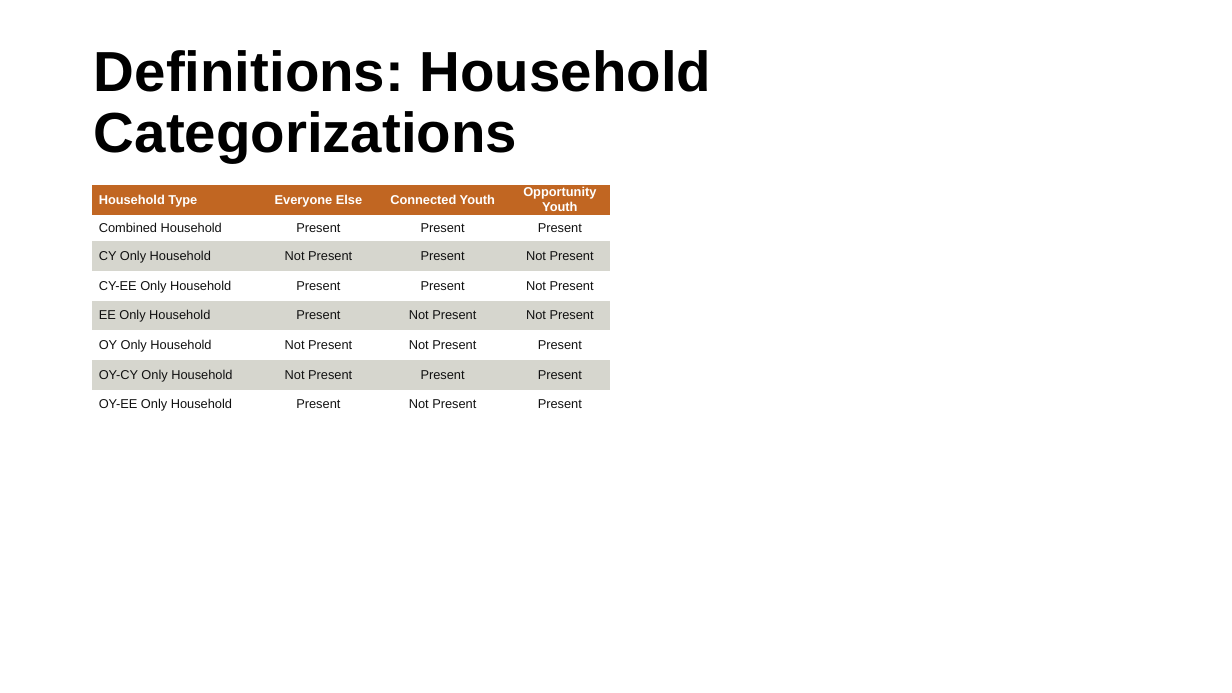
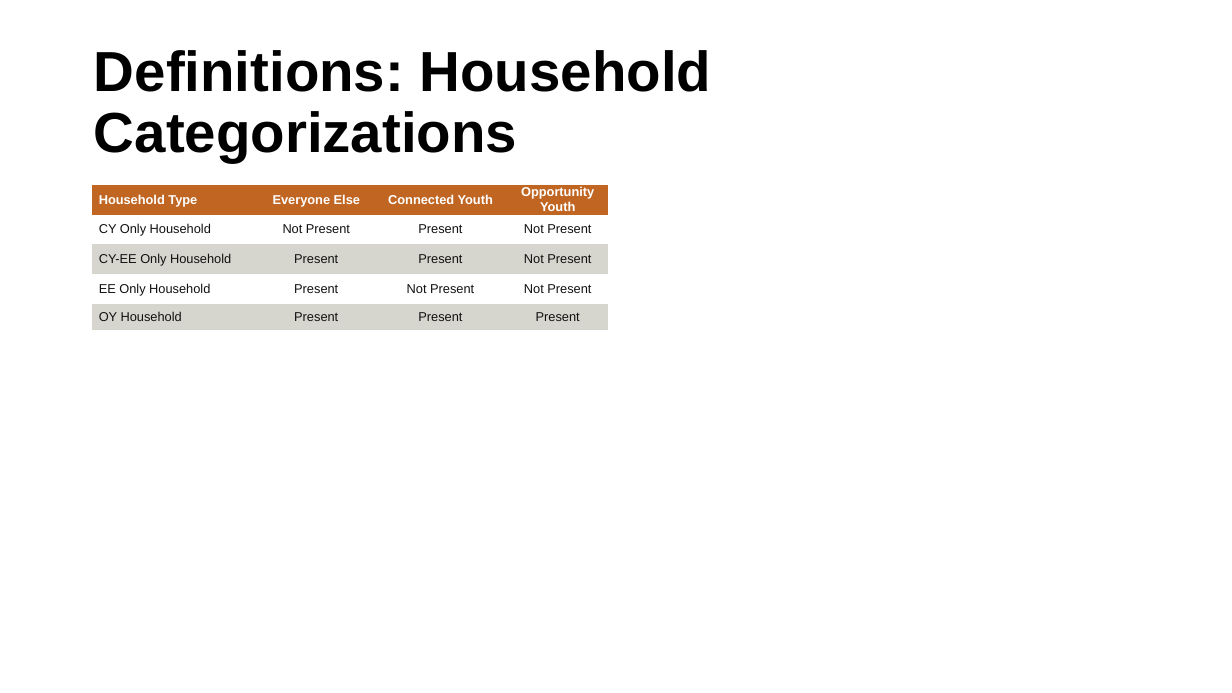
Before and after one commit to ucdiegorubi/oy_census_analysis, a slide deck: slide 7 of create_powerpoint/household_structure_estimates.pptx. Drawn at 1232x693 pixels with LibreOffice and Linux fonts; fonts in the diff are those of the drawing; background and template pictures are left out. Boxes give left, top, right and bottom in pixels: in the first picture for what was removed or moved away, otherwise in the second. Text is boxed around its words. In the diff, an @@ line names an element or a change of style, - is before the commit and + after.

```diff
--- a/create_powerpoint/household_structure_estimates.pptx
+++ b/create_powerpoint/household_structure_estimates.pptx
@@ table at (92,185,608,693) @@
-row 2: Combined Household | Present | Present | Present
-row 6: OY Only Household | Not Present | Not Present | Present
-row 7: OY-CY Only Household | Not Present | Present | Present
-row 8: OY-EE Only Household | Present | Not Present | Present
+row 5: OY Household | Present | Present | Present
```
Also in this commit, not shown: 4 other slides changed, 1 slide added, 1 slide removed, 4 other files.
